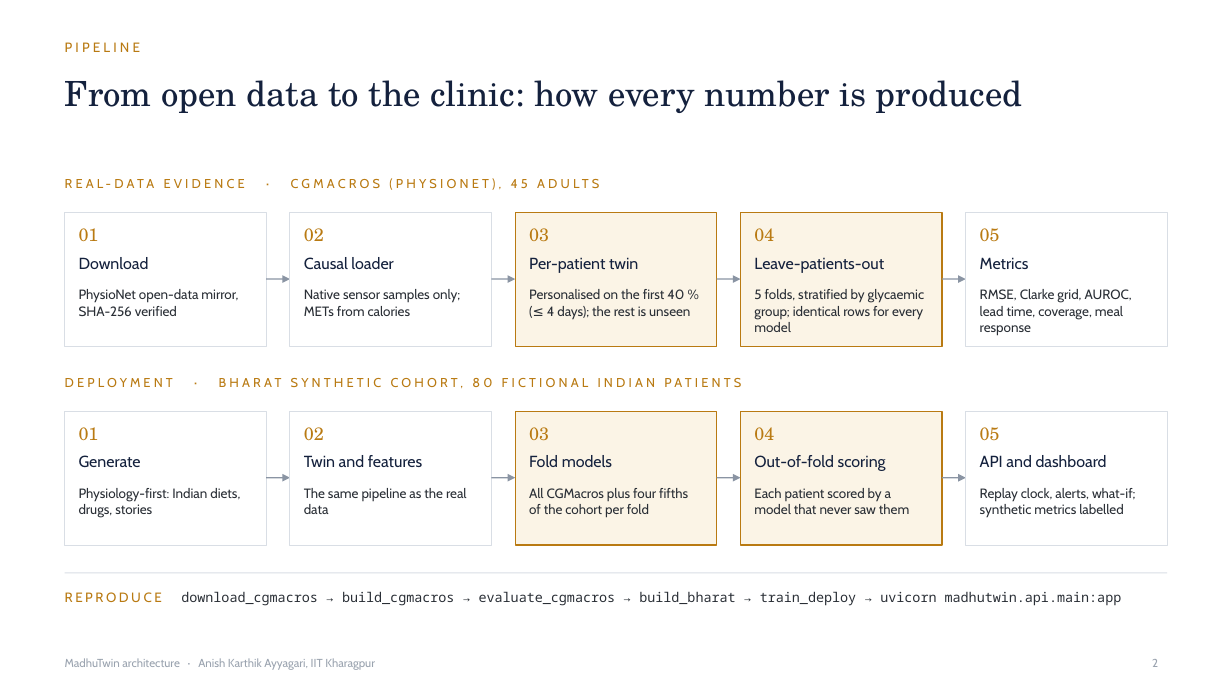
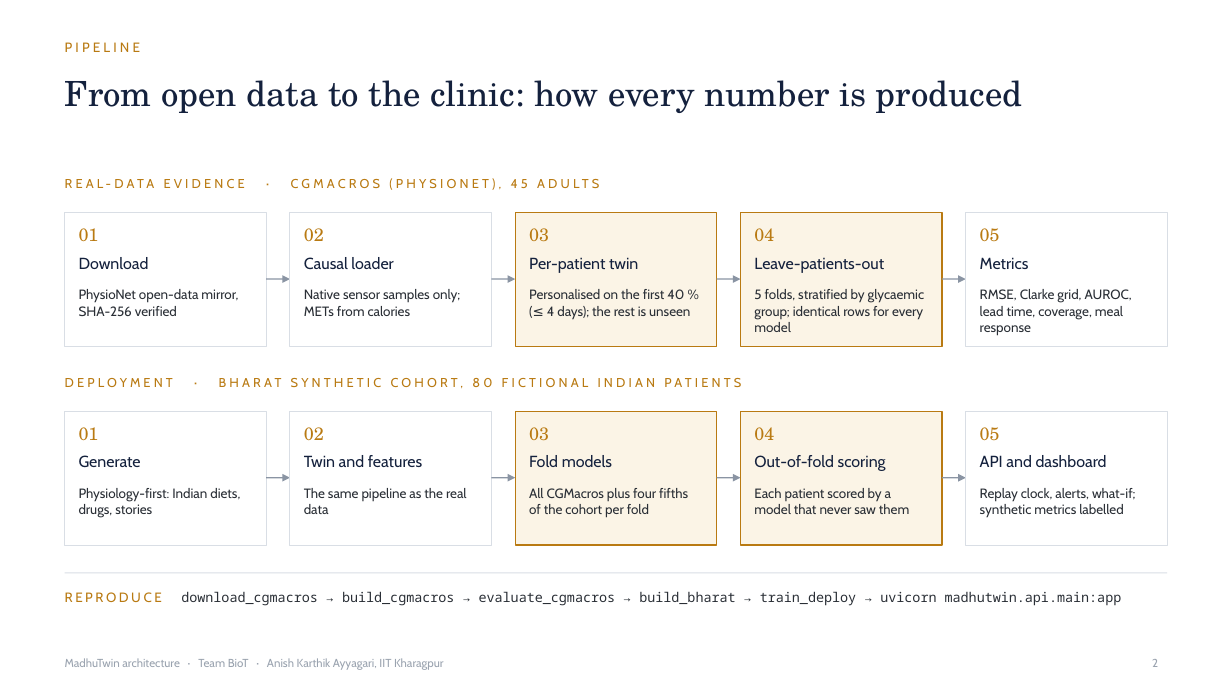
Before and after one commit to Realmer01/BioT_IIT_Kharagpur, a slide deck: slide 2 of docs/Architecture.pptx. Drawn at 1232x693 pixels with LibreOffice and Linux fonts; fonts in the diff are those of the drawing. Boxes give left, top, right and bottom in pixels: in the first picture for what was removed or moved away, otherwise in the second. Text is boxed around its words. In the diff, an @@ line names an element or a change of style, - is before the commit and + after.

Commit message:
Add team name (BioT) to README, notice and slides

```diff
--- a/docs/Architecture.pptx
+++ b/docs/Architecture.pptx
@@ text at [65,658,444,670]: text changed @@
-MadhuTwin architecture · Anish Karthik Ayyagari, IIT Kharagpur
+MadhuTwin architecture · Team BioT · Anish Karthik Ayyagari, IIT Kharagpur
```
Also in this commit, not shown: 1 other slide changed, 6 other files.
